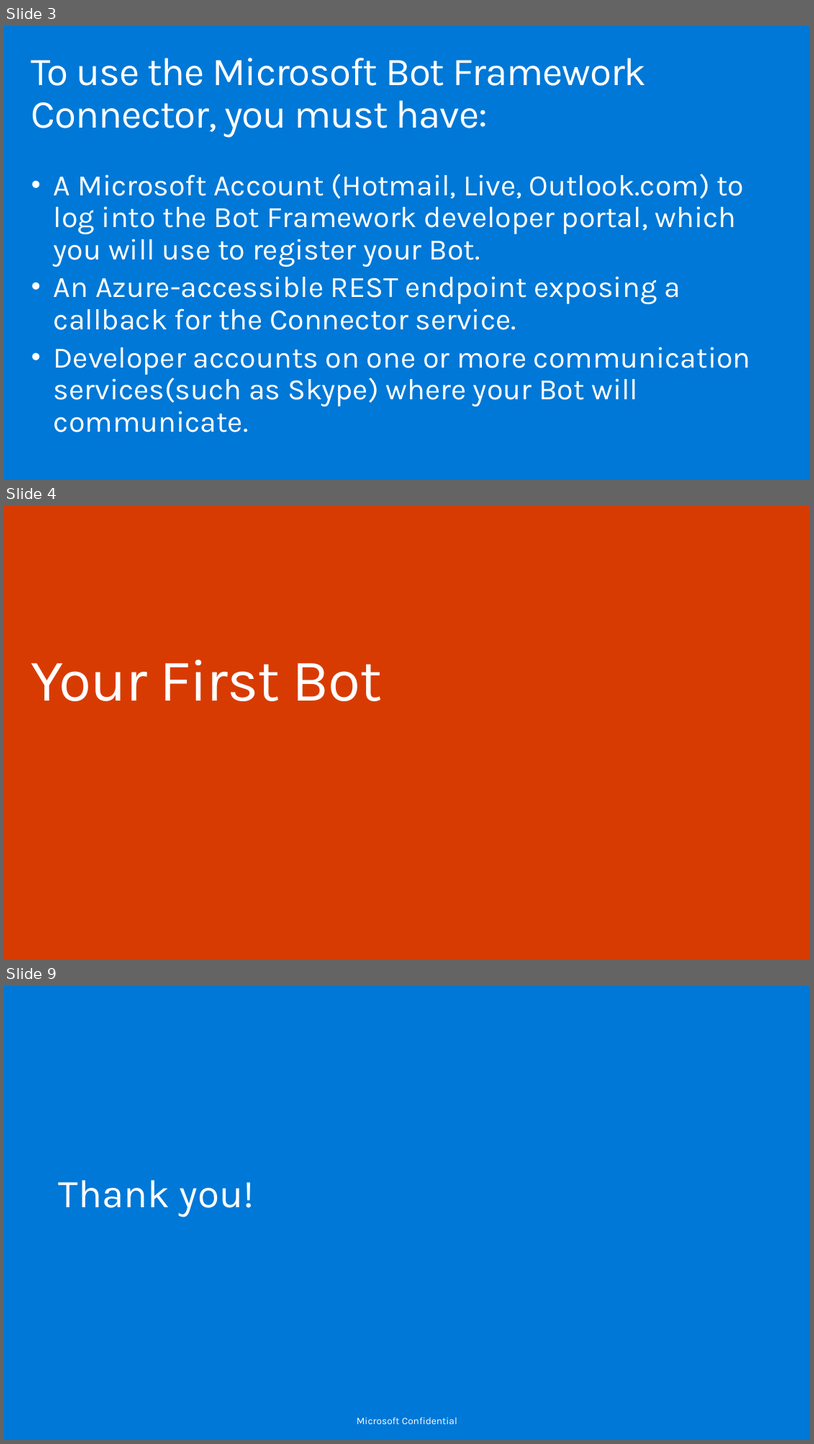
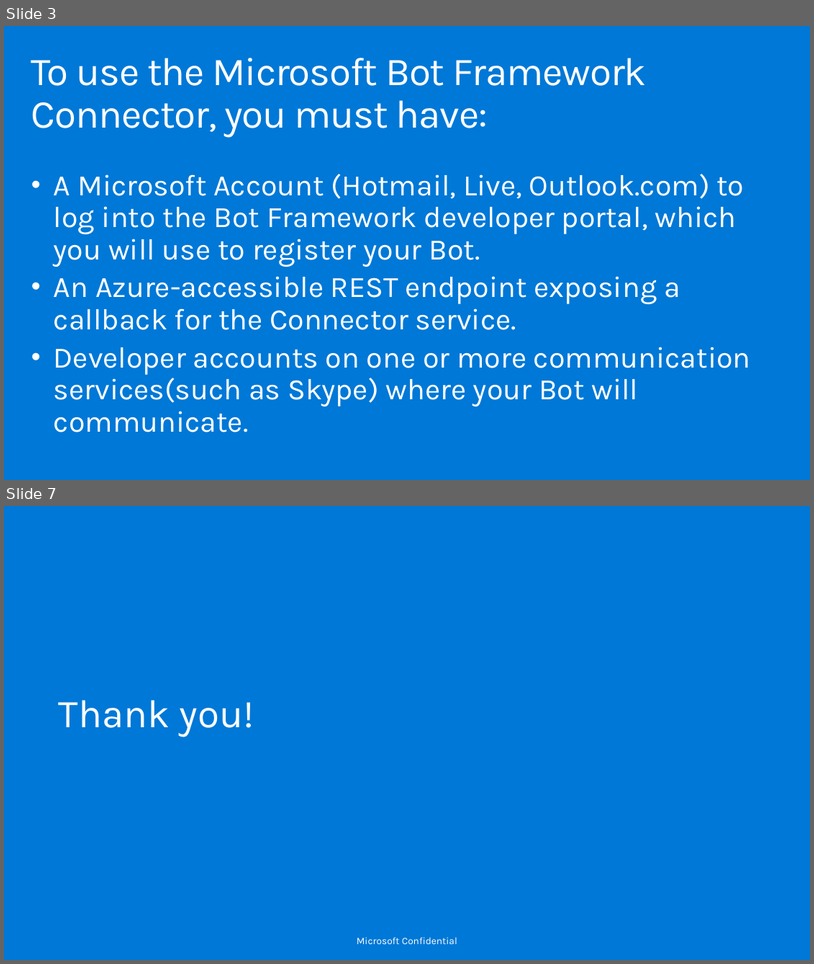
Before and after one commit to lcarli/BotsHOL, a slide deck: Connecting your bot with Connector Service.pptx. Shown one above the other, each under a label of ours: slides 3, 4 and 9 before the commit, slides 3 and 7 after it; the slides between them are not shown. The pictures are 814x1444 and 814x964 pixels, drawn with LibreOffice and Linux fonts; fonts in the diff are those of the drawing; background and template pictures are left out. Boxes give left, top, right and bottom in pixels: in the first picture for what was removed or moved away, otherwise in the second. Text is boxed around its words. In the diff, an @@ line names an element or a change of style, - is before the commit and + after.

```diff
--- a/Connecting your bot with Connector Service.pptx
+++ b/Connecting your bot with Connector Service.pptx
@@ slide 4 removed at bbox=[4, 506, 810, 960], background #D83B01 @@
@@ title removed at bbox=[31, 659, 383, 701] @@
-Your First Bot
@@ what was slide 9 is now slide 7 @@
```
Also in this commit, not shown: 1 slide changed, 2 slides added, 3 other slides removed, 3 other files.
